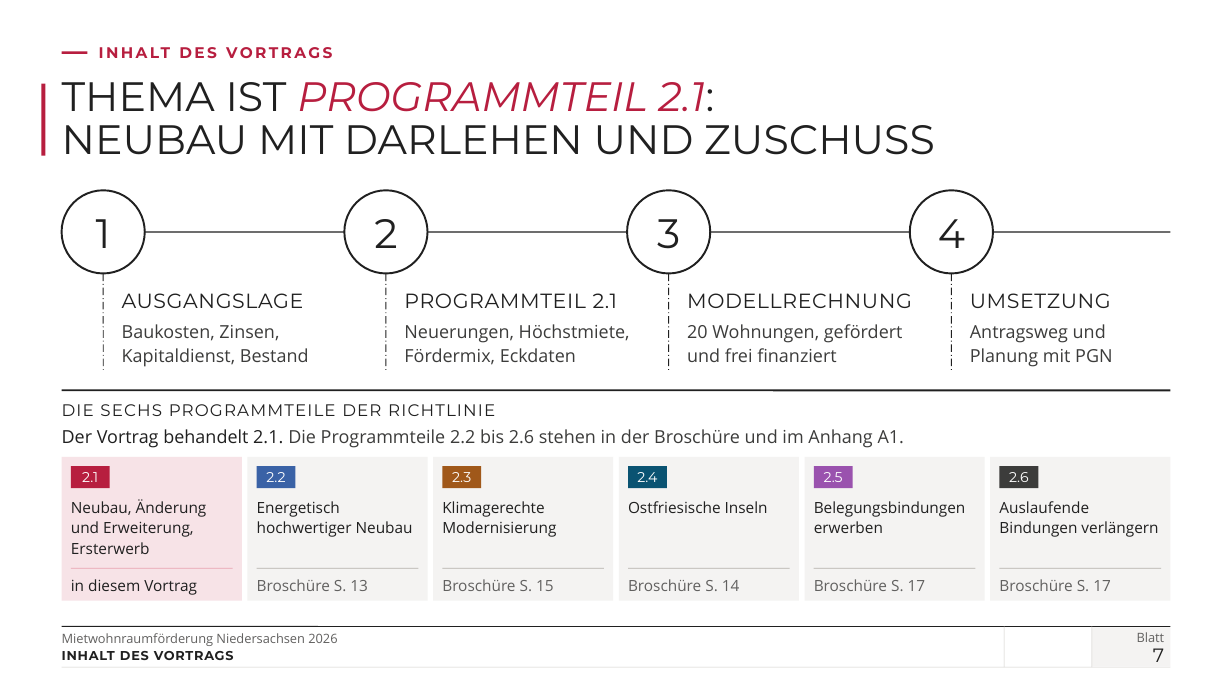
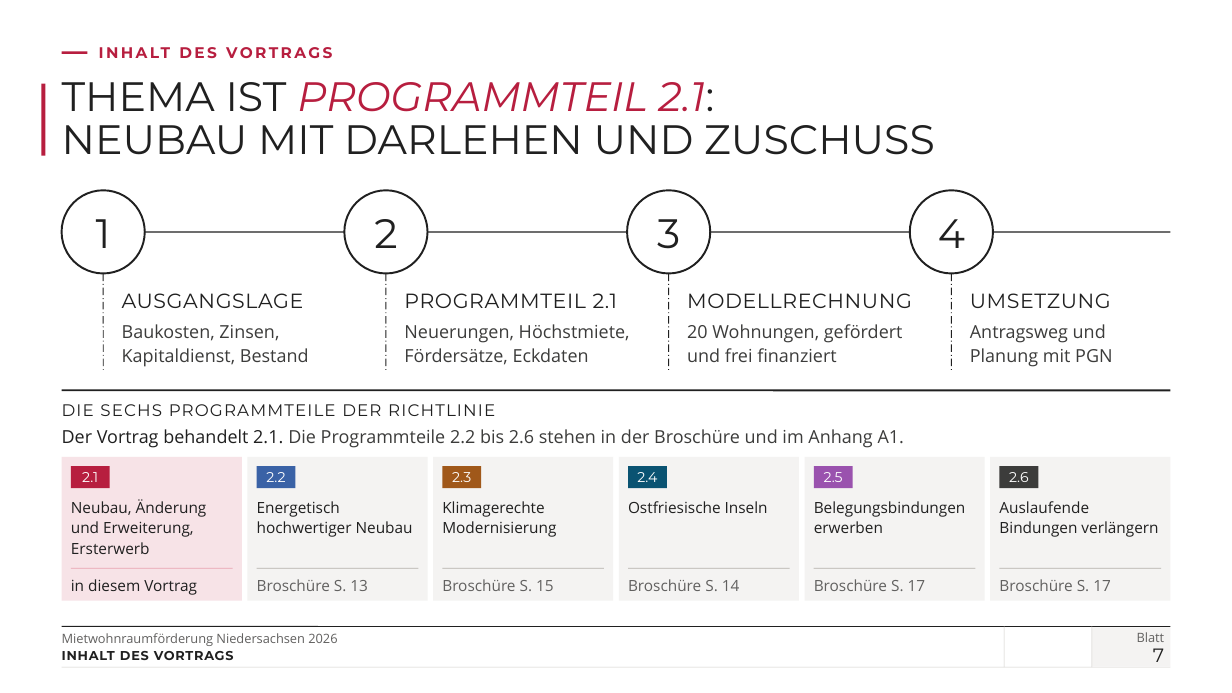
Before and after one commit to vgedaschko/NBank, a slide deck: slide 7 of praesentation/dist/PGN-Mietwohnraumfoerderung-Niedersachsen-2026-Vortrag.pptx. Drawn at 1232x693 pixels with LibreOffice and Linux fonts; fonts in the diff are those of the drawing; background and template pictures are left out. Boxes give left, top, right and bottom in pixels: in the first picture for what was removed or moved away, otherwise in the second. Text is boxed around its words. In the diff, an @@ line names an element or a change of style, - is before the commit and + after.

```diff
--- a/praesentation/dist/PGN-Mietwohnraumfoerderung-Niedersachsen-2026-Vortrag.pptx
+++ b/praesentation/dist/PGN-Mietwohnraumfoerderung-Niedersachsen-2026-Vortrag.pptx
@@ text at (404,348,589,365): text changed @@
-Fördermix, Eckdaten
+Fördersätze, Eckdaten
```
Also in this commit, not shown: 9 other slides changed, 14 other files.
